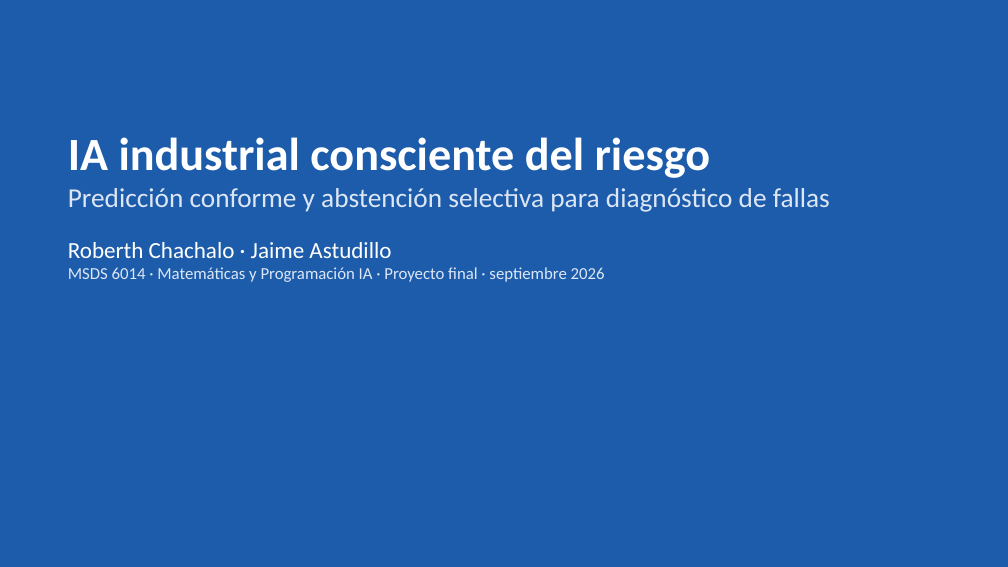
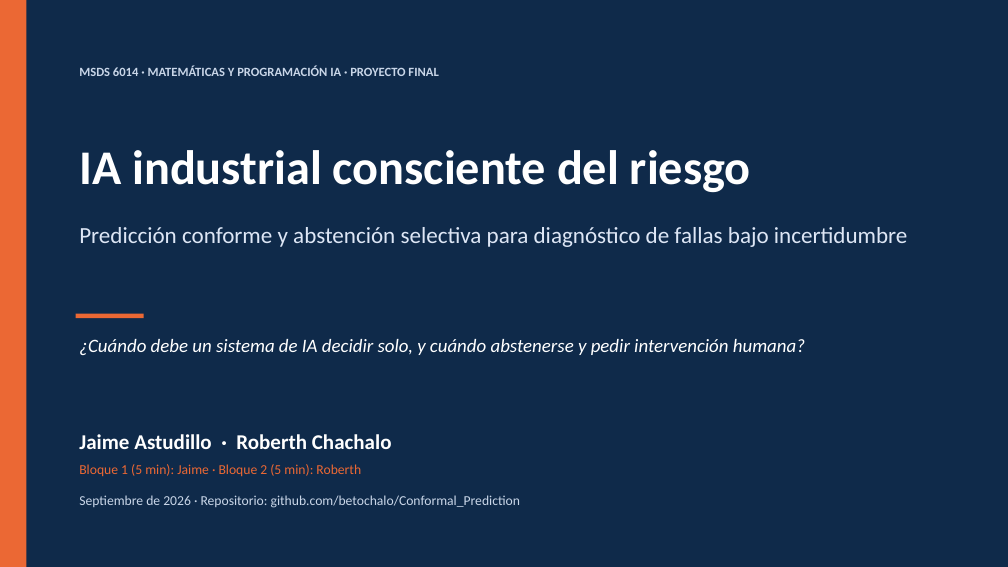
Before and after one commit to betochalo/Conformal_Prediction, a slide deck: slide 1 of docs/Presentacion_Proyecto_Final.pptx. Drawn at 1008x567 pixels with LibreOffice and Linux fonts; fonts in the diff are those of the drawing. Boxes give left, top, right and bottom in pixels: in the first picture for what was removed or moved away, otherwise in the second. Text is boxed around its words. In the diff, an @@ line names an element or a change of style, - is before the commit and + after.

```diff
--- a/docs/Presentacion_Proyecto_Final.pptx
+++ b/docs/Presentacion_Proyecto_Final.pptx
@@ rectangle at <box>0,0,1008,567</box>: fill #1C5CAB to #0F2A4A; shadow off @@
@@ rectangle added at <box>0,0,26,567</box>, fill #EB6834 @@
@@ text added at <box>79,66,438,76</box>, 12 pt, text #C9D6E8, bold @@
+MSDS 6014 · MATEMÁTICAS Y PROGRAMACIÓN IA · PROYECTO FINAL
@@ text added at <box>79,150,751,192</box>, 46 pt, text #FFFFFF, bold @@
+IA industrial consciente del riesgo
@@ text at <box>79,227,907,247</box>: text changed; size 16 to 22 pt @@
-IA industrial consciente del riesgo
-Predicción conforme y abstención selectiva para diagnóstico de fallas
-Roberth Chachalo · Jaime Astudillo
-MSDS 6014 · Matemáticas y Programación IA · Proyecto final · septiembre 2026
+Predicción conforme y abstención selectiva para diagnóstico de fallas bajo incertidumbre
@@ rectangle added at <box>76,314,144,318</box>, fill #EB6834 @@
@@ text added at <box>79,339,805,355</box>, 18 pt, text #FFFFFF, italic @@
+¿Cuándo debe un sistema de IA decidir solo, y cuándo abstenerse y pedir intervención humana?
@@ text added at <box>79,434,392,449</box>, 20 pt, text #FFFFFF, bold @@
+Jaime Astudillo · Roberth Chachalo
@@ text added at <box>79,464,361,477</box>, 13 pt, text #EB6834 @@
+Bloque 1 (5 min): Jaime · Bloque 2 (5 min): Roberth
@@ text added at <box>79,495,520,508</box>, 13 pt, text #C9D6E8 @@
+Septiembre de 2026 · Repositorio: github.com/betochalo/Conformal_Prediction
```
Also in this commit, not shown: 5 other slides changed, 23 slides added, 7 slides removed, 1 other file.
